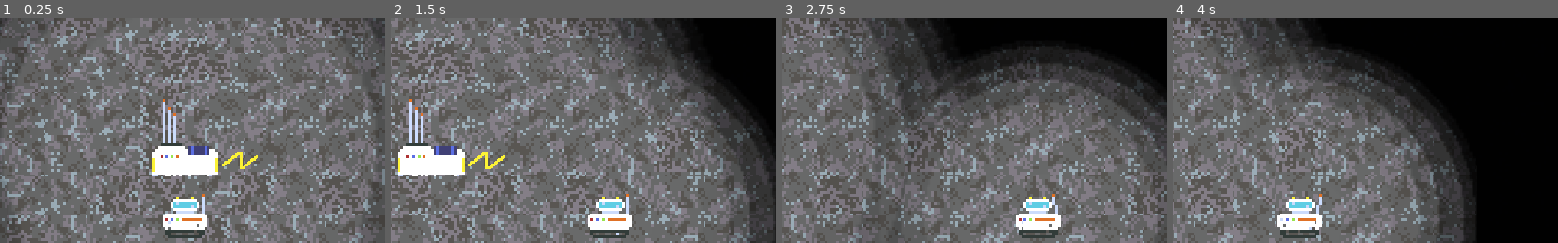
Above: before the commit, frames 1-4 (left to right).
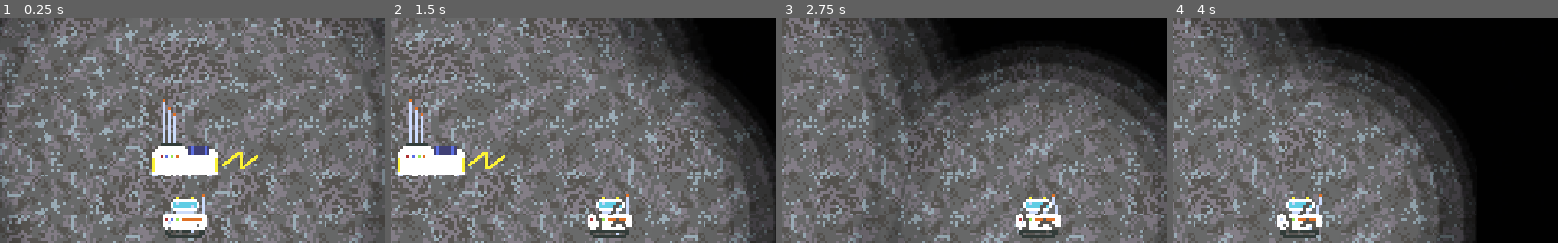
Above: after the commit, the same moments.

Repository: DanielDe8/Moonrunner
Game: Godot game, scene res://Scenes/Main.tscn
The game is run twice, just before and just after one commit, with the same random seed, the same clock (stepped at 60 frames per second) and the same inputs.
Inputs (mouse positions are % of the whole screen's width and height, from its top left):
- Up to frame 1 (0.25 s): no input
- Up to frame 2 (1.5 s): tap Enter at 0.5 s; move the mouse to (75, 45) at 0.52 s; hold Right (right) 0.53-1.25 s; tap M at 0.6 s; click (75, 45) at 0.67 s; drag from (31, 55) to (81, 94) at 1.27 s
- Up to frame 3 (2.75 s): move the mouse to (62, 28) at 2.02 s; hold Right (right) from 2.03 s (still down); tap M at 2.1 s
- Up to frame 4 (4 s): release Right (right) at 2.75 s; drag from (47, 70) to (58, 85) at 2.77 s; move the mouse to (83, 65) at 3.52 s; hold Left (left) from 3.53 s (still down); tap M at 3.6 s
The pictures show only the part of the screen within x 28-78%, y 6-56%; the shares and areas given below are measured in that part.

The runs differ from the first frame. In frame 1, less than 0.1% of the frame differs, in the area x 43-52%, y 94-96%; in frame 2, 0.3%, in the area x 52-62%, y 81-95%; in frame 3, 0.3%; in frame 4, 0.3%.

Commit message:
add mining groud animation for dan

Diff:
--- a/Objects/player.tscn
+++ b/Objects/player.tscn
@@ -21,6 +21,11 @@
 [ext_resource type="Texture2D" uid="uid://rby30fherb7y" path="res://Assets/mining_animation_3.png" id="19_yxlei"]
 [ext_resource type="Texture2D" uid="uid://bm5hkca2n50wb" path="res://Assets/mining_animation_4.png" id="20_ctpi4"]
 [ext_resource type="Texture2D" uid="uid://018spkppgsga" path="res://Assets/mining_animation_5.png" id="21_gurtw"]
+[ext_resource type="Texture2D" uid="uid://duxh7wqalsyx8" path="res://Assets/mining_animation_ground_1.png" id="22_padco"]
+[ext_resource type="Texture2D" uid="uid://bp1ewgdmjylk7" path="res://Assets/mining_animation_ground_2.png" id="23_ry78x"]
+[ext_resource type="Texture2D" uid="uid://dfgy0knpxdk3p" path="res://Assets/mining_animation_ground_3.png" id="24_wmepj"]
+[ext_resource type="Texture2D" uid="uid://bu6grq4nsrwi2" path="res://Assets/mining_animation_ground_4.png" id="25_1gquk"]
+[ext_resource type="Texture2D" uid="uid://b5lvj37va3of6" path="res://Assets/mining_animation_ground_5.png" id="26_m5j13"]
 
 [sub_resource type="CircleShape2D" id="CircleShape2D_kln2b"]
 radius = 8.0
@@ -134,7 +139,34 @@
 "speed": 5.0
 }]
 
+[sub_resource type="SpriteFrames" id="SpriteFrames_g4kt2"]
+animations = [{
+"frames": [{
+"duration": 1.0,
+"texture": ExtResource("21_gurtw")
+}, {
+"duration": 1.0,
+"texture": ExtResource("22_padco")
+}, {
+"duration": 1.0,
+"texture": ExtResource("23_ry78x")
+}, {
+"duration": 1.0,
+"texture": ExtResource("24_wmepj")
+}, {
+"duration": 1.0,
+"texture": ExtResource("25_1gquk")
+}, {
+"duration": 1.0,
+"texture": ExtResource("26_m5j13")
+}],
+"loop": 1,
+"name": &"default",
+"speed": 5.0
+}]
+
 [node name="player" type="CharacterBody2D" unique_id=1788329522 groups=["Player"]]
+z_index = 10
 motion_mode = 1
 script = ExtResource("1_0ar0x")
 speed = 90
@@ -145,6 +177,7 @@
 position_smoothing_speed = 3.0
 
 [node name="CollisionShape2D" type="CollisionShape2D" parent="." unique_id=1862852225]
+z_index = 2
 shape = SubResource("CircleShape2D_kln2b")
 
 [node name="DirectionalLight2D" type="DirectionalLight2D" parent="." unique_id=2009509175]
@@ -171,6 +204,12 @@
 frame_progress = 0.9951284
 
 [node name="MiningAnimation" type="AnimatedSprite2D" parent="." unique_id=1348643251]
+z_index = 2
 texture_filter = 1
 position = Vector2(0, 1)
 sprite_frames = SubResource("SpriteFrames_uqjsr")
+
+[node name="MiningAnimationGround" type="AnimatedSprite2D" parent="." unique_id=377935608]
+z_index = 1
+texture_filter = 1
+sprite_frames = SubResource("SpriteFrames_g4kt2")
--- a/Scripts/player.gd
+++ b/Scripts/player.gd
@@ -12,6 +12,7 @@
 @export var moving_battery_consumption: float = 3.0
 @export var warp_battery_consumption: float = 10.0
 @export var m_animation_name: StringName = &"default"
+@export var m_ground_animation_name: StringName = &"default"
 
 var battery_life: float = max_battery_life
 var near_camp: bool = false
@@ -23,6 +24,7 @@
 @onready var camera: Camera2D = $Camera2D
 @onready var charging_area: Area2D = $"../Camp/ChargingArea"
 @onready var m_animation: AnimatedSprite2D = $MiningAnimation
+@onready var m_ground_animation: AnimatedSprite2D = get_node_or_null("MiningAnimationGround")
 
 
 func _ready() -> void:
@@ -31,6 +33,10 @@
 
 	m_animation.stop()
 	m_animation.frame = 0
+
+	if m_ground_animation != null:
+		m_ground_animation.stop()
+		m_ground_animation.frame = 0
 
 
 func _unhandled_input(event: InputEvent) -> void:
@@ -49,9 +55,11 @@
 
 
 func play_mining() -> void:
-	if not m_animation.is_playing():
-		m_animation.play(m_animation_name)
-
+	if m_animation.is_playing():
+		return
+	m_animation.play(m_animation_name)
+	if m_ground_animation != null:
+		m_ground_animation.play(m_ground_animation_name)
 
 
 func get_input():
Binary file added: Assets/mining_animation_ground_1.png
Not shown, added: Assets/mining_animation_ground_1.png.import
Binary file added: Assets/mining_animation_ground_2.png
Not shown, added: Assets/mining_animation_ground_2.png.import
Binary file added: Assets/mining_animation_ground_3.png
Not shown, added: Assets/mining_animation_ground_3.png.import
Binary file added: Assets/mining_animation_ground_4.png
Not shown, added: Assets/mining_animation_ground_4.png.import
Binary file added: Assets/mining_animation_ground_5.png
Not shown, added: Assets/mining_animation_ground_5.png.import
